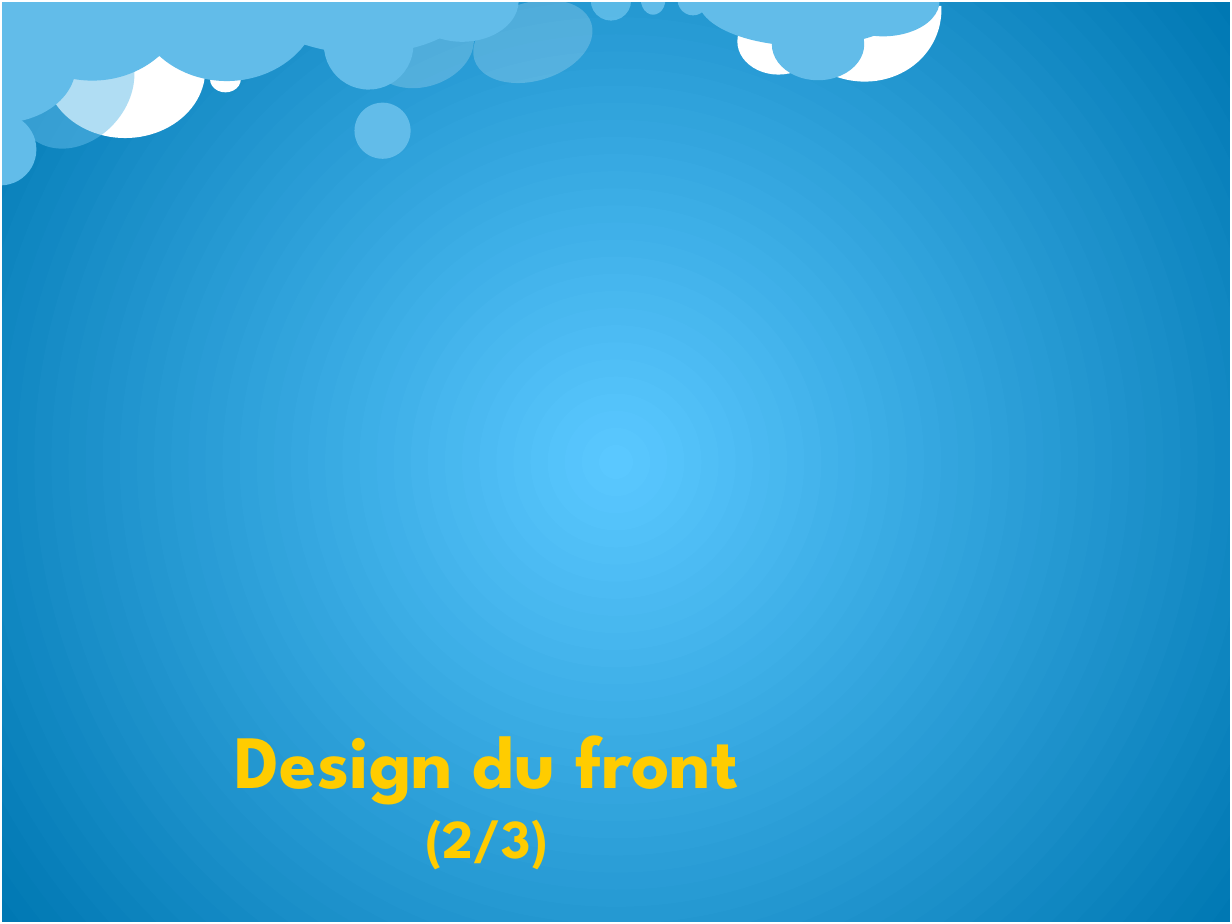
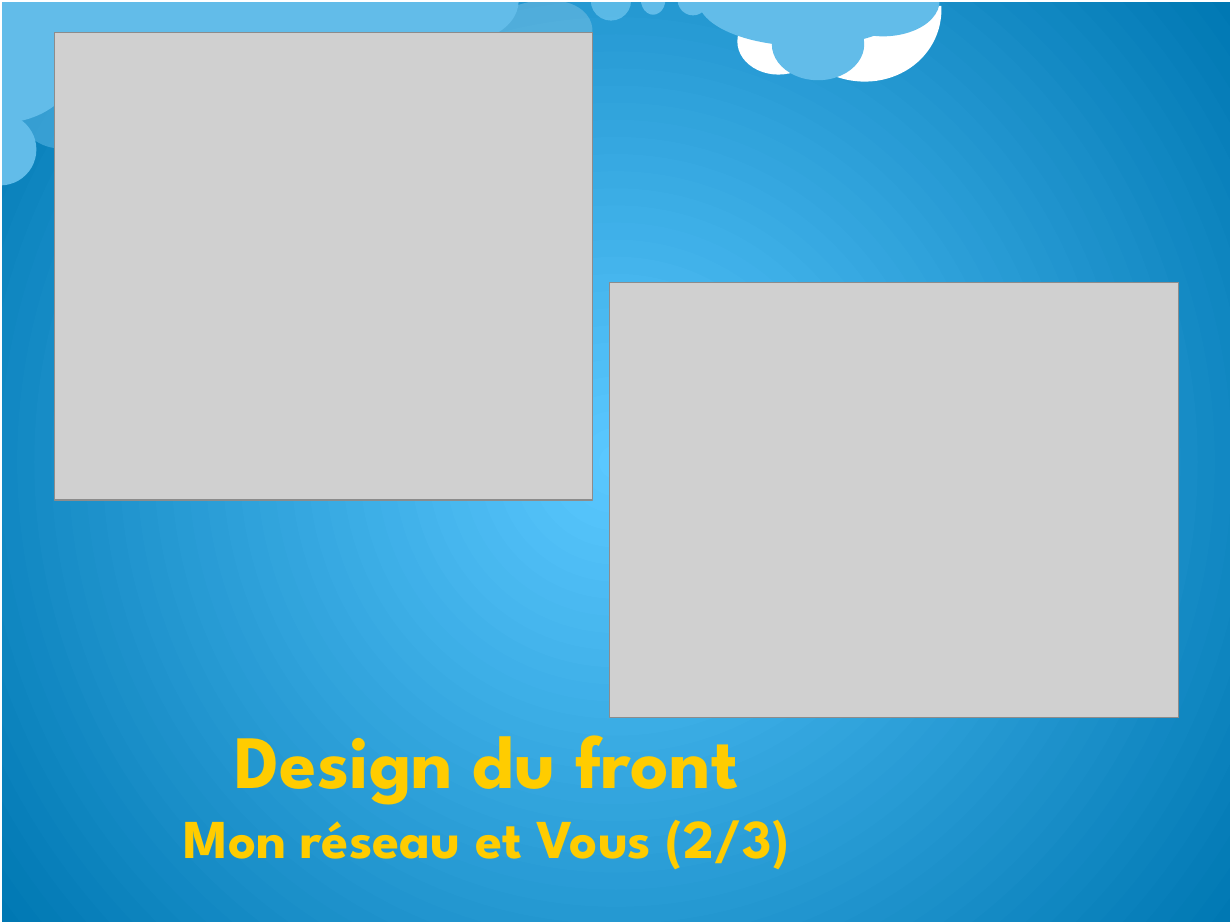
Before and after one commit to awaoulale/projetWeb, a slide deck: slide 6 of PPTprojetWEB.pptx. Drawn at 1232x924 pixels with LibreOffice and Linux fonts; fonts in the diff are those of the drawing; grey boxes stand for pictures; background and template pictures are left out. Boxes give left, top, right and bottom in pixels: in the first picture for what was removed or moved away, otherwise in the second. Text is boxed around its words. In the diff, an @@ line names an element or a change of style, - is before the commit and + after.

```diff
--- a/PPTprojetWEB.pptx
+++ b/PPTprojetWEB.pptx
@@ picture added at [55,33,593,500] @@
@@ ellipse removed at [209,67,240,92] @@
@@ ellipse removed at [355,102,411,159] @@
@@ picture added at [610,282,1179,717] @@
@@ text "Design du front": place and size @@
-text "Design du front" at [235,735,739,869]
+text "Design du front" at [183,713,789,869]
@@ text at [183,803,789,869]: text changed @@
-(2/3)
+Mon réseau et Vous (2/3)
```
Also in this commit, not shown: 6 other slides changed.
